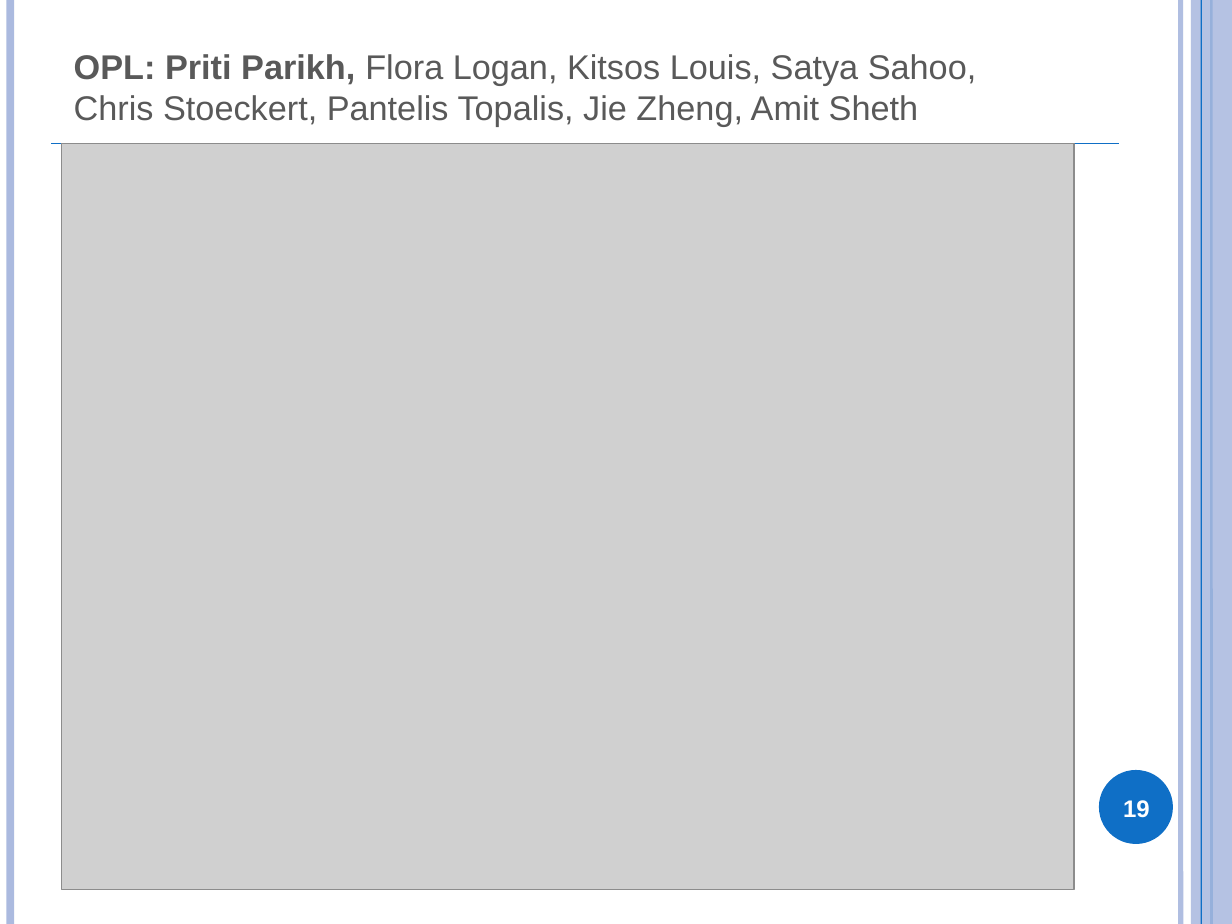
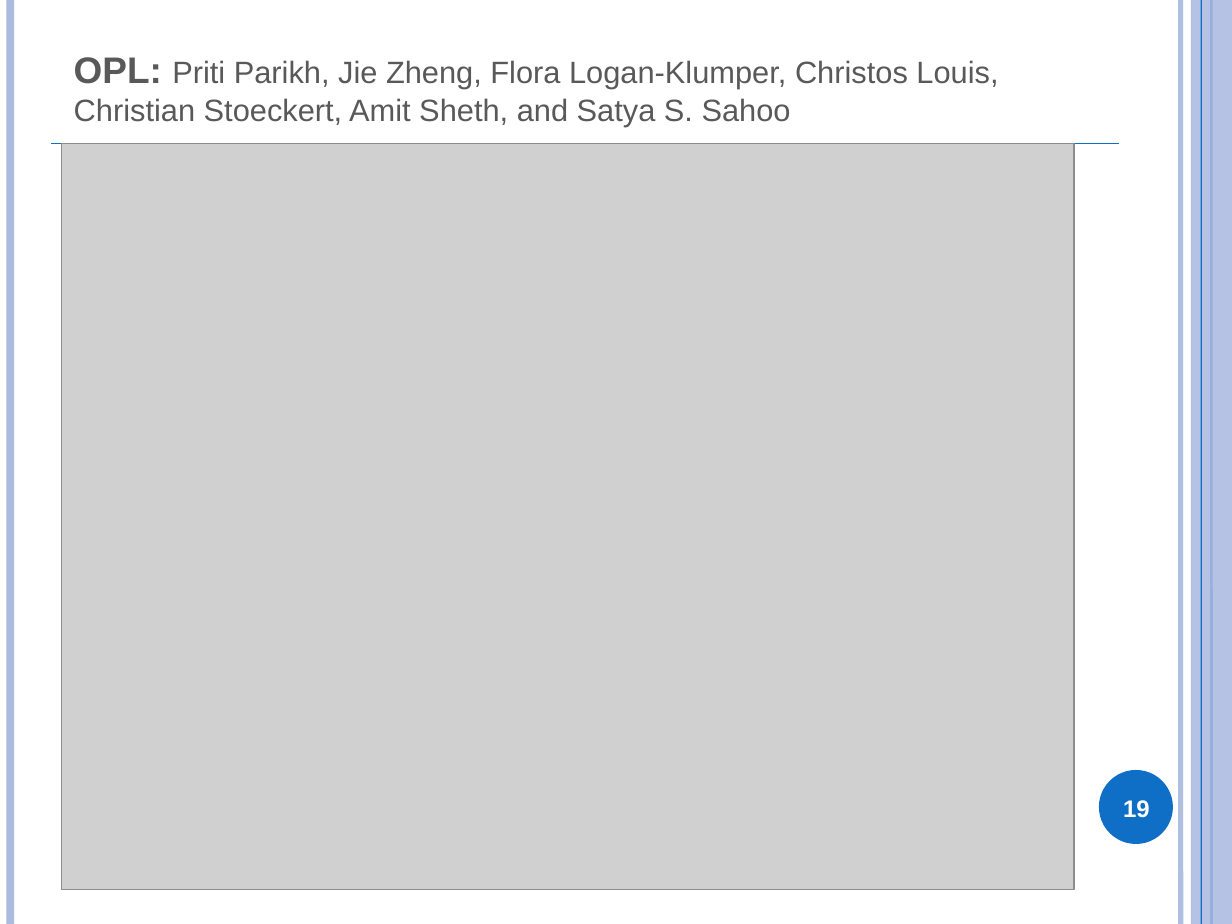
Before and after one commit to obi-ontology/obi-legacy-svn, a slide deck: slide 19 of trunk/docs/presentations/OBI tutorial July 2011 ICBO/EuPathDB.pptx. Drawn at 1232x924 pixels with LibreOffice and Linux fonts; fonts in the diff are those of the drawing; grey boxes stand for pictures. Boxes give left, top, right and bottom in pixels: in the first picture for what was removed or moved away, otherwise in the second. Text is boxed around its words. In the diff, an @@ line names an element or a change of style, - is before the commit and + after.

```diff
--- a/trunk/docs/presentations/OBI tutorial July 2011 ICBO/EuPathDB.pptx
+++ b/trunk/docs/presentations/OBI tutorial July 2011 ICBO/EuPathDB.pptx
@@ title at <box>74,57,998,126</box>: text changed; size 20 to 18 pt @@
-OPL: Priti Parikh, Flora Logan, Kitsos Louis, Satya Sahoo, Chris Stoeckert, Pantelis Topalis, Jie Zheng, Amit Sheth
+OPL: Priti Parikh, Jie Zheng, Flora Logan-Klumper, Christos Louis, Christian Stoeckert, Amit Sheth, and Satya S. Sahoo
```
Also in this commit, not shown: 5 other slides changed, 2 slides added, 2 slides removed.
